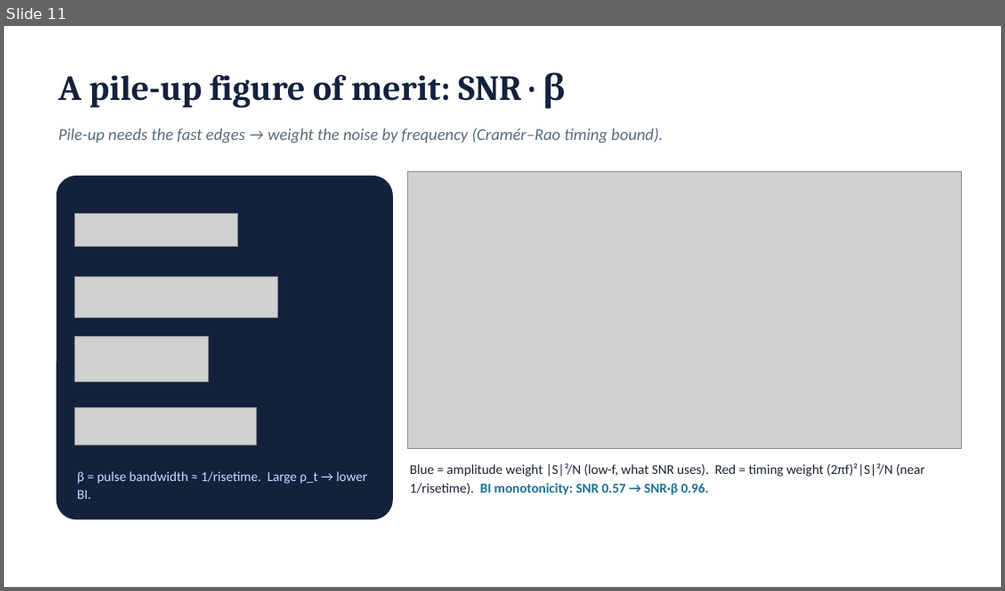
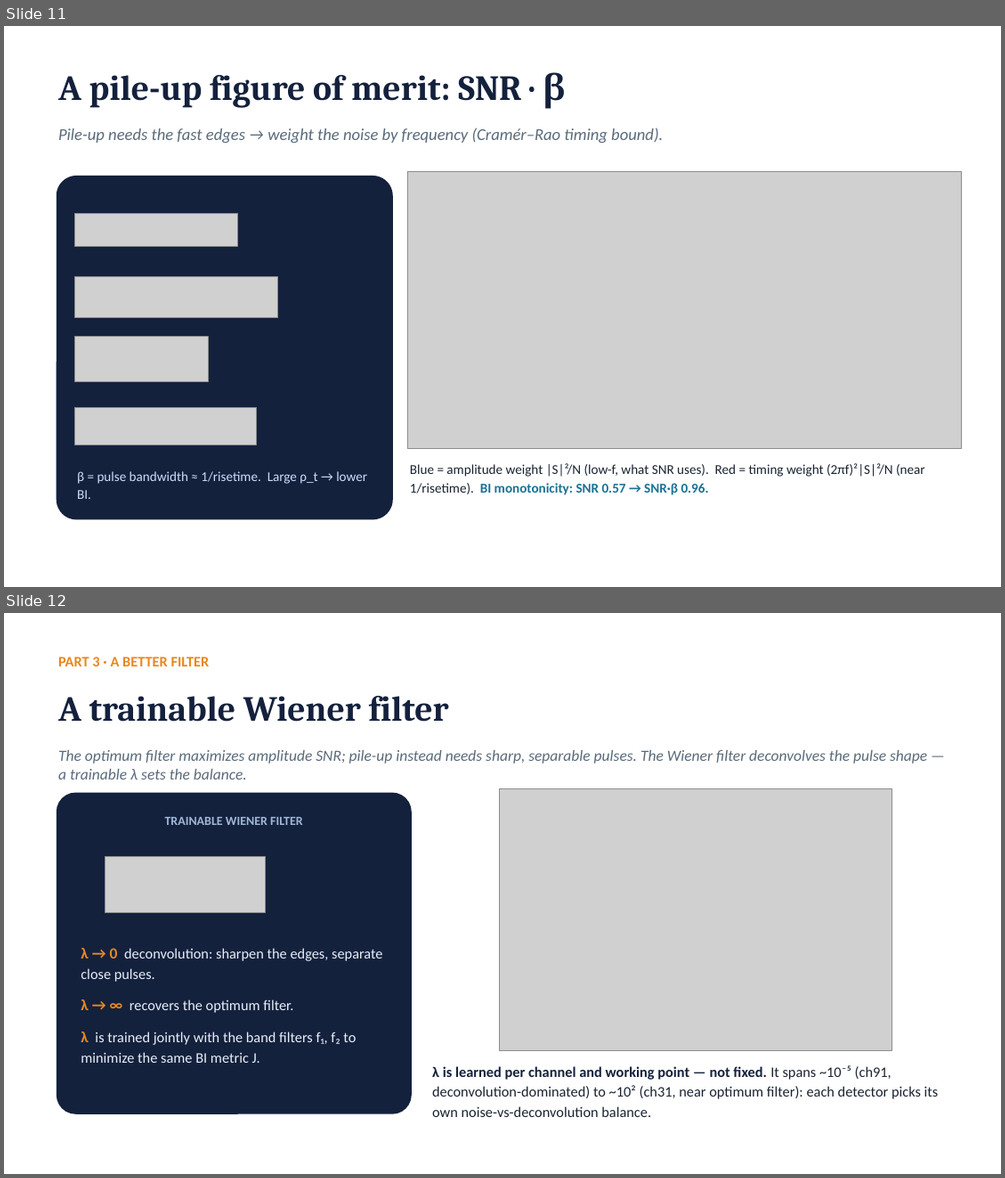
Before and after one commit to AlbertoZanelli/PileUp, a slide deck: PileUp_m204_update.pptx. Shown one above the other, each under a label of ours: slide 11 before the commit, slides 11 and 12 after it. The pictures are 1005x591 and 1005x1178 pixels, drawn with LibreOffice and Linux fonts; fonts in the diff are those of the drawing; grey boxes stand for pictures. Boxes give left, top, right and bottom in pixels: in the first picture for what was removed or moved away, otherwise in the second. Text is boxed around its words. In the diff, an @@ line names an element or a change of style, - is before the commit and + after.

```diff
--- a/PileUp_m204_update.pptx
+++ b/PileUp_m204_update.pptx
@@ slide 12 added at bbox=[4, 613, 1001, 1174], background #FFFFFF @@
@@ text added at bbox=[58, 657, 210, 666], 14 pt, text #E8871E, bold @@
+PART 3 · A BETTER FILTER
@@ text added at bbox=[58, 696, 449, 722], 34 pt, text #14213D, bold @@
+A trainable Wiener filter
@@ text added at bbox=[58, 750, 927, 779], 15 pt, text #5A6B7B, italic @@
+The optimum filter maximizes amplitude SNR; pile-up instead needs sharp, separable pulses. The Wiener filter deconvolves the pulse shape — a trainable λ sets the balance.
@@ rounded rectangle added at bbox=[57, 793, 412, 1114], fill #14213D @@
@@ picture added at bbox=[499, 788, 891, 1051] @@
@@ text added at bbox=[165, 817, 303, 825], 12 pt, text #9FB8D6, bold @@
+TRAINABLE WIENER FILTER
@@ picture added at bbox=[105, 856, 265, 912] @@
@@ text added at bbox=[81, 948, 382, 1062], 14 pt, text #E8EEF8 @@
+λ → 0 deconvolution: sharpen the edges, separate close pulses.
+λ → ∞ recovers the optimum filter.
+λ is trained jointly with the band filters f₁, f₂ to minimize the same BI metric J.
@@ text added at bbox=[432, 1065, 938, 1117], 14 pt, text #1A2332 @@
+λ is learned per channel and working point — not fixed. It spans ~10⁻⁵ (ch91, deconvolution-dominated) to ~10² (ch31, near optimum filter): each detector picks its own noise-vs-deconvolution balance.
```
Also in this commit, not shown: 1 slide changed, 1 other slide added, 17 other files.
